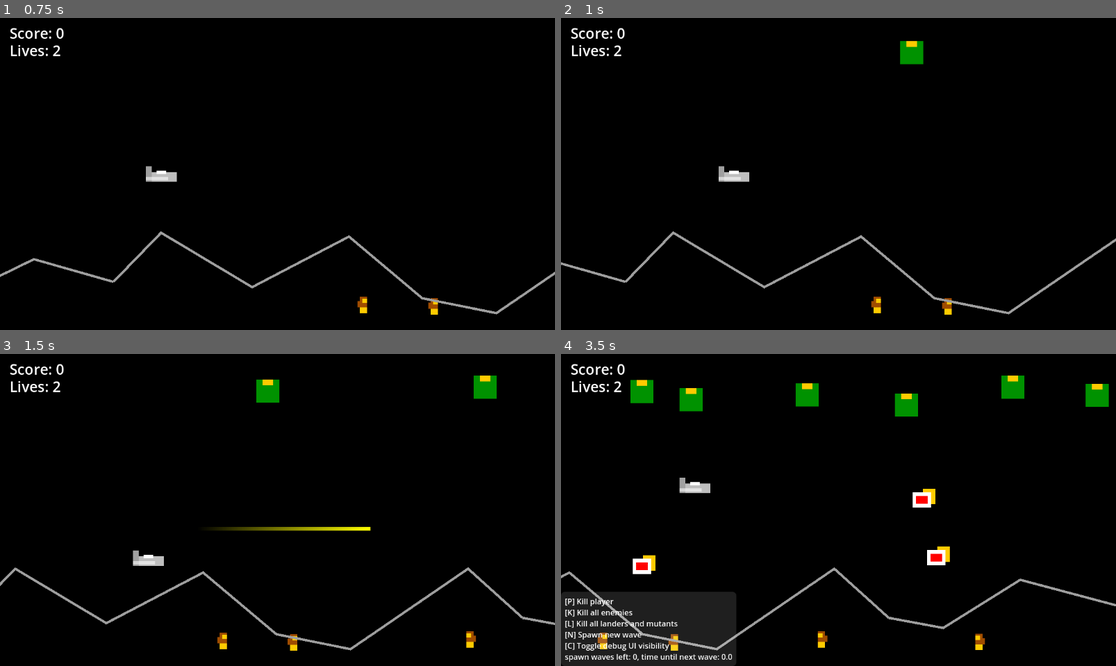
Above: before the commit, frames 1-4 (two rows, left to right).
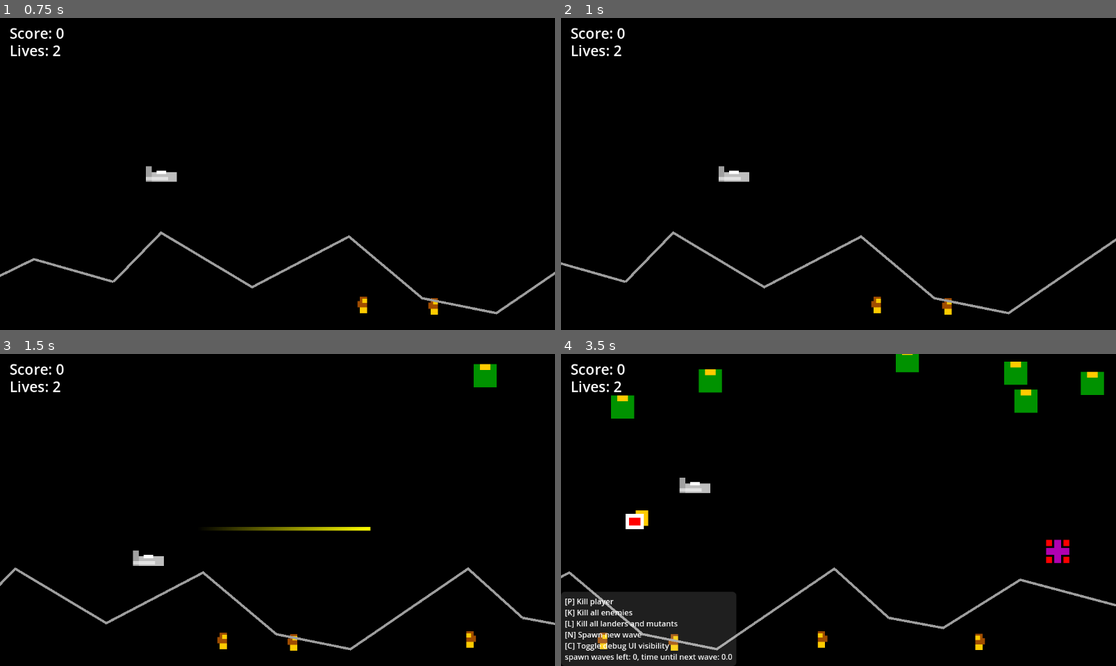
Above: after the commit, the same moments.

Repository: Toxe/godot-defender-clone
Game: Godot game, scene res://scenes/levels/title/title.tscn
Same seed, same stepped clock (60 frames per second), same inputs: the game is played once before the commit and once after it.
Inputs:
- Up to frame 1 (0.75 s): tap Enter at 0.5 s; hold Right (move_right) from 0.53 s (still down); tap N at 0.6 s
- Up to frame 2 (1 s): keep holding Right (move_right)
- Up to frame 3 (1.5 s): release Right (move_right) at 1.28 s; hold Down (move_down) from 1.28 s (still down); tap Space (fire) at 1.35 s
- Up to frame 4 (3.5 s): tap N at 1.55, 2.1, 3.05 s; release Down (move_down) at 2.03 s; hold Right (move_right) 2.03-2.78 s; hold Up (move_up) from 2.78 s (still down); tap C at 2.85 s

Frame 1 is identical in both runs. In frame 2, 0.3% of the frame differs, in the area x 61-66%, y 7-15%; in frame 3, 0.7%; in frame 4, 4.4%, in the area x 9-99%, y 0-71%.

Commit message:
Can complete levels; move SpawnWaves to World

Diff:
--- a/G01_Defender/autoload/events.gd
+++ b/G01_Defender/autoload/events.gd
@@ -4,4 +4,4 @@
 signal game_finished(score: int)
 signal player_destroyed()
 signal enemy_destroyed(enemy: Enemy)
-signal spawn_new_wave()
+signal level_completed()
--- a/G01_Defender/scenes/debug/debug_ui.gd
+++ b/G01_Defender/scenes/debug/debug_ui.gd
@@ -2,13 +2,9 @@
 
 @export var main_level: MainLevel = null
 
-var _spawn_waves_component: SpawnWaves = null
-
 
 func _ready():
     if OS.has_feature("debug"):
-        if main_level:
-            _spawn_waves_component = main_level.get_node("SpawnWaves")
         start_or_stop_ui_update_timer()
 
 
@@ -39,8 +35,8 @@
 
 
 func debug_spawn_new_wave():
-    if _spawn_waves_component:
-        _spawn_waves_component.get_node("Timer").start(0.2)
+    if main_level && main_level._world:
+        main_level._world.get_node("SpawnWaves/Timer").start(0.2)
 
 
 func toggle_visibility():
@@ -56,8 +52,9 @@
 
 
 func _on_ui_update_timer_timeout():
-    if _spawn_waves_component:
-        var s = "spawn waves left: %d, time until next wave: %.01f" % [_spawn_waves_component._spawn_waves_left, _spawn_waves_component.get_node("Timer").time_left]
-        if _spawn_waves_component._spawning_new_wave:
-            s += " [spawning new wave]"
-        %SpawnWavesLabel.text = s
+    if main_level && main_level._world:
+        var spawn_waves = main_level._world.get_node("SpawnWaves") as SpawnWaves
+        if spawn_waves:
+            %SpawnWavesLabel.text = "spawn waves left: %d, time until next wave: %.01f" % [spawn_waves._spawn_waves_left, spawn_waves.get_node("Timer").time_left]
+            if spawn_waves._spawning_new_wave:
+                %SpawnWavesLabel.text += " [spawning new wave]"
--- a/G01_Defender/scenes/levels/main/main.gd
+++ b/G01_Defender/scenes/levels/main/main.gd
@@ -7,6 +7,7 @@
 
 func _ready():
     Events.player_destroyed.connect(_on_player_destroyed)
+    Events.level_completed.connect(_on_level_completed)
     await start_level()
 
 
@@ -27,15 +28,26 @@
 func start_level():
     await unload_world()
     load_world()
-    $SpawnWaves.start_timer_to_spawn_immediate_wave()
 
 
 func _on_player_destroyed():
     if $LivesCounter.has_lives_left():
+        # decrease player lives and respawn
         $LivesCounter.decrease()
         await start_level()
     else:
-        # show game over text, wait for a moment and then finish the game
+        # show "game over" text, wait a moment and then finish the game
         $UI/GameOverLabel.visible = true
         await get_tree().create_timer(1.5).timeout
+        $UI/GameOverLabel.visible = false
         Events.game_finished.emit($ScoreCounter.score)
+
+
+func _on_level_completed():
+    # show "level completed" text, wait a moment and then start a new level
+    $UI/LevelCompletedLabel.text = "LEVEL XX COMPLETED"
+    $UI/LevelCompletedLabel.visible = true
+    await unload_world()
+    await get_tree().create_timer(1.5).timeout
+    $UI/LevelCompletedLabel.visible = false
+    await start_level()
--- a/G01_Defender/scenes/levels/main/main.tscn
+++ b/G01_Defender/scenes/levels/main/main.tscn
@@ -1,9 +1,8 @@
-[gd_scene load_steps=6 format=3 uid="uid://w0jtokddq4er"]
+[gd_scene load_steps=5 format=3 uid="uid://w0jtokddq4er"]
 
 [ext_resource type="Script" path="res://scenes/levels/main/main.gd" id="1_gi007"]
 [ext_resource type="PackedScene" uid="uid://dya5c57yq76au" path="res://scenes/levels/main/score_counter.tscn" id="2_ld2hc"]
 [ext_resource type="PackedScene" uid="uid://coh5n7fwm06jy" path="res://scenes/levels/main/lives_counter.tscn" id="3_w72qi"]
-[ext_resource type="PackedScene" uid="uid://c0v1pb5bmtlon" path="res://scenes/levels/main/spawn_waves.tscn" id="4_uh2en"]
 [ext_resource type="PackedScene" uid="uid://3vkd6101vxnj" path="res://scenes/debug/debug_ui.tscn" id="5_rysas"]
 
 [node name="MainLevel" type="Node"]
@@ -14,8 +13,6 @@
 
 [node name="LivesCounter" parent="." node_paths=PackedStringArray("lives_label") instance=ExtResource("3_w72qi")]
 lives_label = NodePath("../UI/LivesLabel")
-
-[node name="SpawnWaves" parent="." instance=ExtResource("4_uh2en")]
 
 [node name="UI" type="CanvasLayer" parent="."]
 
@@ -51,6 +48,22 @@
 theme_override_font_sizes/font_size = 40
 text = "GAME OVER"
 
+[node name="LevelCompletedLabel" type="Label" parent="UI"]
+visible = false
+anchors_preset = 8
+anchor_left = 0.5
+anchor_top = 0.5
+anchor_right = 0.5
+anchor_bottom = 0.5
+offset_left = -114.0
+offset_top = -29.0
+offset_right = 114.0
+offset_bottom = 29.0
+grow_horizontal = 2
+grow_vertical = 2
+theme_override_font_sizes/font_size = 40
+text = "LEVEL ?? COMPLETED"
+
 [node name="DebugUI" parent="UI" node_paths=PackedStringArray("main_level") instance=ExtResource("5_rysas")]
 visible = false
 main_level = NodePath("../..")
--- a/G01_Defender/scenes/levels/main/spawn_waves.gd
+++ b/G01_Defender/scenes/levels/main/world/spawn_waves.gd
@@ -1,45 +1,28 @@
 class_name SpawnWaves extends Node
+
+signal spawn_new_wave
 
 const number_of_spawn_waves := 3
 const time_to_immediate_wave := 1
 const time_to_next_wave := 30
 
-@onready var _spawn_waves_left = number_of_spawn_waves
+var _spawn_waves_left := number_of_spawn_waves
 var _spawning_new_wave := false
+var _is_level_completed := false
 
 
 func _ready():
     Events.enemy_destroyed.connect(_on_enemy_destroyed)
 
 
-func start_timer_to_spawn_immediate_wave():
+func start_timer_to_spawn_wave_immediately():
     if not _spawning_new_wave:
         _spawning_new_wave = true
         $Timer.start(time_to_immediate_wave)
 
 
-func start_timer_to_next_wave():
-    $Timer.start(time_to_next_wave)
-
-
-func stop():
-    $Timer.stop()
-
-
 func has_waves_left() -> bool:
     return _spawn_waves_left > 0
-
-
-func spawn_new_wave():
-    if has_waves_left():
-        _spawn_waves_left -= 1
-        _spawning_new_wave = false
-        Events.spawn_new_wave.emit()
-
-        if has_waves_left():
-            start_timer_to_next_wave()
-        else:
-            stop()
 
 
 func is_spawn_wave_completed(enemies: Array[Enemy]) -> bool:
@@ -52,13 +35,30 @@
     return enemies.any(func(enemy: Enemy): return enemy.type == Enums.EnemyType.Lander || enemy.type == Enums.EnemyType.Mutant)
 
 
+func level_completed():
+    if not _is_level_completed:
+        _is_level_completed = true
+        Events.level_completed.emit()
+
+
 func _on_timer_timeout():
     if has_waves_left():
-        spawn_new_wave()
+        _spawn_waves_left -= 1
+        _spawning_new_wave = false
+
+        if has_waves_left():
+            $Timer.start(time_to_next_wave)
+        else:
+            $Timer.stop()
+
+        spawn_new_wave.emit()
     else:
-        stop()
+        $Timer.stop()
 
 
 func _on_enemy_destroyed(_enemy: Enemy):
-    if has_waves_left() && is_spawn_wave_completed(Enemy.collect_existing_enemies(get_tree())):
-        start_timer_to_spawn_immediate_wave()
+    if is_spawn_wave_completed(Enemy.collect_existing_enemies(get_tree())):
+        if has_waves_left():
+            start_timer_to_spawn_wave_immediately()
+        else:
+            level_completed()
--- a/G01_Defender/scenes/levels/main/spawn_waves.tscn
+++ b/G01_Defender/scenes/levels/main/world/spawn_waves.tscn
@@ -1,6 +1,6 @@
 [gd_scene load_steps=2 format=3 uid="uid://c0v1pb5bmtlon"]
 
-[ext_resource type="Script" path="res://scenes/levels/main/spawn_waves.gd" id="1_86jcx"]
+[ext_resource type="Script" path="res://scenes/levels/main/world/spawn_waves.gd" id="1_86jcx"]
 
 [node name="SpawnWaves" type="Node"]
 script = ExtResource("1_86jcx")
--- a/G01_Defender/scenes/levels/main/world/world.gd
+++ b/G01_Defender/scenes/levels/main/world/world.gd
@@ -4,11 +4,10 @@
 
 
 func _ready():
-    Events.spawn_new_wave.connect(_on_spawn_new_wave)
-
     var level_chunks := get_ordered_level_chunks()
     spawns.spawn_player(level_chunks)
-    spawns.spawn_humans(8, level_chunks)
+    spawns.spawn_humans(10, level_chunks)
+    $SpawnWaves.start_timer_to_spawn_wave_immediately()
 
 
 func get_ordered_level_chunks() -> Array[LevelChunk]:
@@ -21,5 +20,5 @@
     return level_chunks
 
 
-func _on_spawn_new_wave():
+func _on_spawn_waves_spawn_new_wave():
     spawns.spawn_enemy_wave(6, 2, 2, get_ordered_level_chunks())
--- a/G01_Defender/scenes/levels/main/world/world.tscn
+++ b/G01_Defender/scenes/levels/main/world/world.tscn
@@ -6,6 +6,7 @@
 [ext_resource type="PackedScene" uid="uid://dyw4myjc24fl0" path="res://scenes/levels/main/world/level_chunks/level_chunk_02.tscn" id="2_nxu75"]
 [ext_resource type="PackedScene" uid="uid://b5d5us5gsw7ej" path="res://scenes/levels/main/world/level_chunks/level_chunk_03.tscn" id="3_04a2w"]
 [ext_resource type="PackedScene" uid="uid://d3gdt5uv8e545" path="res://scenes/levels/main/world/spawns.tscn" id="3_blns8"]
+[ext_resource type="PackedScene" uid="uid://c0v1pb5bmtlon" path="res://scenes/levels/main/world/spawn_waves.tscn" id="4_lk7gm"]
 [ext_resource type="PackedScene" uid="uid://c3ek2u4koe6g0" path="res://scenes/levels/main/world/level_chunks/level_chunk_04.tscn" id="5_0muur"]
 
 [node name="World" type="Node"]
@@ -14,6 +15,8 @@
 [node name="WrapAroundLevel" parent="." instance=ExtResource("2_j8yli")]
 
 [node name="Spawns" parent="." instance=ExtResource("3_blns8")]
+
+[node name="SpawnWaves" parent="." instance=ExtResource("4_lk7gm")]
 
 [node name="LevelChunks" type="Node" parent="."]
 
@@ -27,3 +30,5 @@
 
 [node name="LevelChunk04" parent="LevelChunks" instance=ExtResource("5_0muur")]
 position = Vector2(2304, 0)
+
+[connection signal="spawn_new_wave" from="SpawnWaves" to="." method="_on_spawn_waves_spawn_new_wave"]
Not shown: 1 places in G01_Defender/scenes/levels/main/world/world.tscn that only renumber resources
